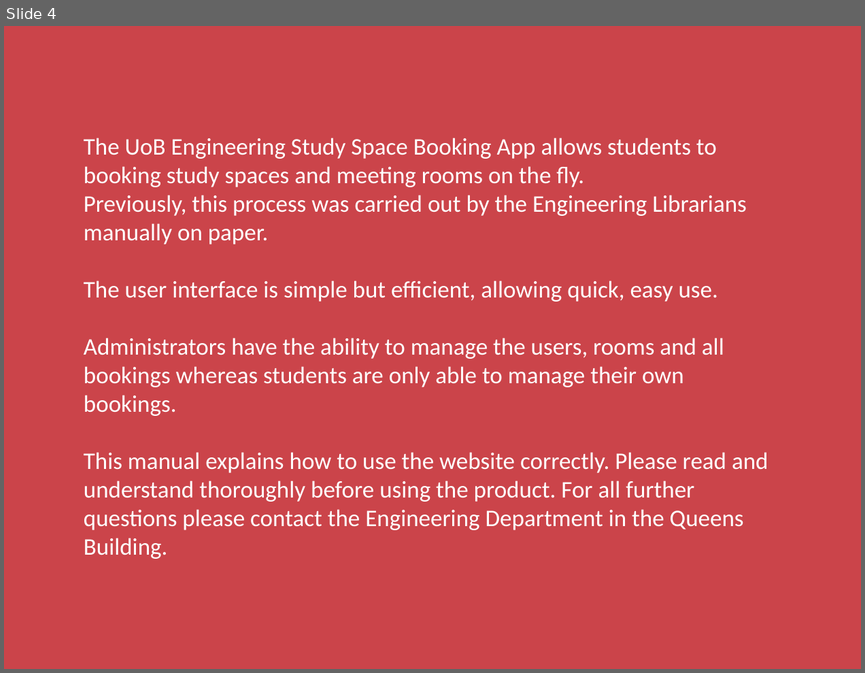
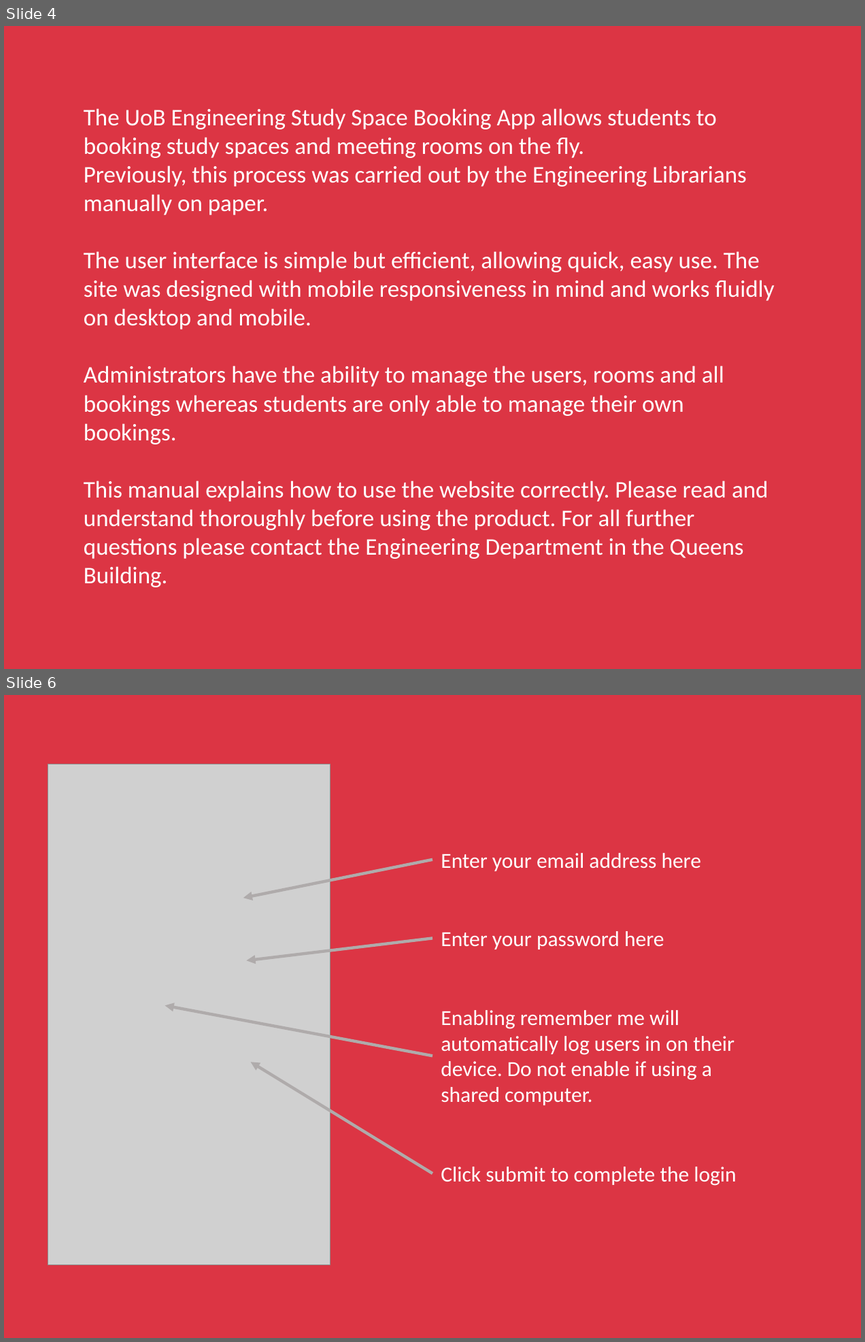
Before and after one commit to ah16165/University-Study-Space-Booking-App, a slide deck: Not_Main_Application/UserManual.pptx. Shown one above the other, each under a label of ours: slide 4 before the commit, slides 4 and 6 after it; the slides between them are not shown. The pictures are 865x673 and 865x1342 pixels, drawn with LibreOffice and Linux fonts; fonts in the diff are those of the drawing; grey boxes stand for pictures. Boxes give left, top, right and bottom in pixels: in the first picture for what was removed or moved away, otherwise in the second. Text is boxed around its words. In the diff, an @@ line names an element or a change of style, - is before the commit and + after.

Commit message:
More work on user manual

```diff
--- a/Not_Main_Application/UserManual.pptx
+++ b/Not_Main_Application/UserManual.pptx
@@ slide 6 added at [4,695,861,1338], background #DC3544 @@
@@ picture added at [48,764,330,1265] @@
@@ text added at [441,853,701,871], 18 pt, text #FFFFFF @@
+Enter your email address here
@@ arrow added from (432, 860) to (243, 898), #AFABAB 2.5 pt @@
@@ arrow added from (432, 938) to (247, 961), #AFABAB 2.5 pt @@
@@ text added at [441,931,664,949], 18 pt, text #FFFFFF @@
+Enter your password here
@@ arrow added from (432, 1055) to (165, 1005), #AFABAB 2.5 pt @@
@@ text added at [441,1010,734,1105], 18 pt, text #FFFFFF @@
+Enabling remember me will automatically log users in on their device. Do not enable if using a shared computer.
@@ arrow added from (432, 1173) to (251, 1062), #AFABAB 2.5 pt @@
@@ text added at [441,1166,736,1185], 18 pt, text #FFFFFF @@
+Click submit to complete the login
@@ slide 4 changed as well @@
@@ background #CB444A to #DC3544 @@
@@ text "The UoB Engineering Study Space ...": place and size @@
-text "The UoB Engineering Study Space ..." at [84,138,768,558]
+text "The UoB Engineering Study Space ..." at [84,108,774,587]
@@ text at [84,251,774,329]: text changed @@
-The user interface is simple but efficient, allowing quick, easy use.
+The user interface is simple but efficient, allowing quick, easy use. The site was designed with mobile responsiveness in mind and works fluidly on desktop and mobile.
```
Also in this commit, not shown: 3 other slides changed, 29 other slides added, 1 slide removed.
